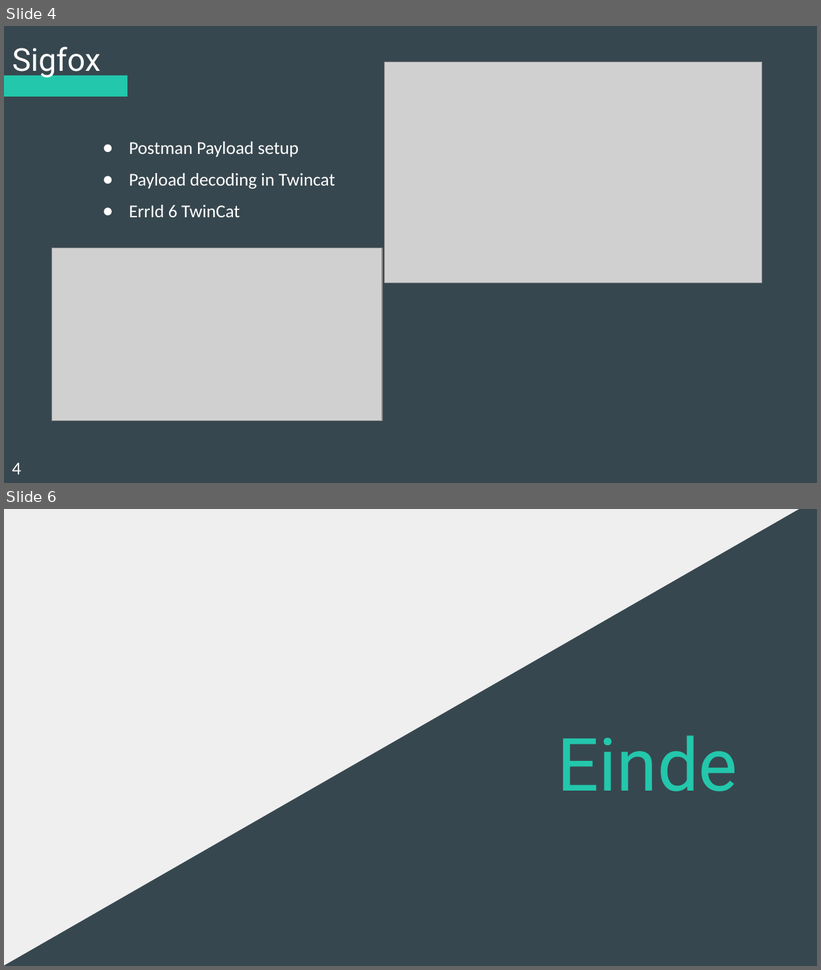
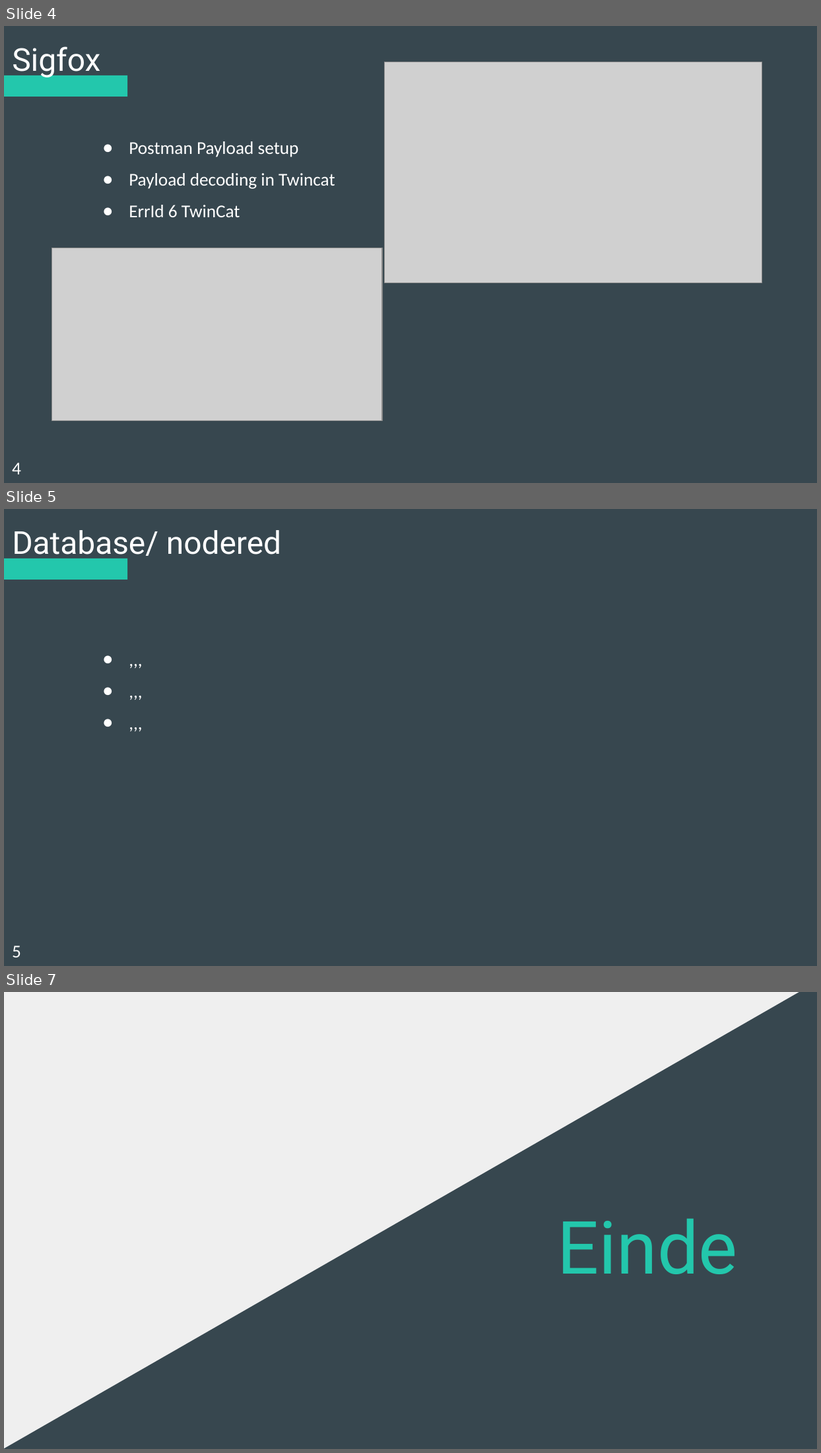
Before and after one commit to Koffiejoe/IA-EnOcean, a slide deck: Presentaties/4Wekelijkse PowerPoint/ppt_enocean.pptx. Shown one above the other, each under a label of ours: slides 4 and 6 before the commit, slides 4, 5 and 7 after it; the slides between them are not shown. The pictures are 821x970 and 821x1453 pixels, drawn with LibreOffice and Linux fonts; fonts in the diff are those of the drawing; grey boxes stand for pictures. Boxes give left, top, right and bottom in pixels: in the first picture for what was removed or moved away, otherwise in the second. Text is boxed around its words. In the diff, an @@ line names an element or a change of style, - is before the commit and + after.

```diff
--- a/Presentaties/4Wekelijkse PowerPoint/ppt_enocean.pptx
+++ b/Presentaties/4Wekelijkse PowerPoint/ppt_enocean.pptx
@@ slide 5 added at (x1=4, y1=509, x2=817, y2=966), background #37474F; not listed: 1 template element that a slide beside it also shows @@
@@ title added at (x1=12, y1=530, x2=281, y2=562), 28 pt, text #FFFFFF @@
+Database/ nodered
@@ subtitle added at (x1=81, y1=608, x2=762, y2=912), 16 pt, text #FFFFFF @@
+● ,,,
+● ,,,
+● ,,,
@@ text added at (x1=12, y1=946, x2=21, y2=958), 16 pt, text #FFFFFF @@
+5
@@ what was slide 6 is now slide 7 @@
```
Also in this commit, not shown: 1 slide changed.
